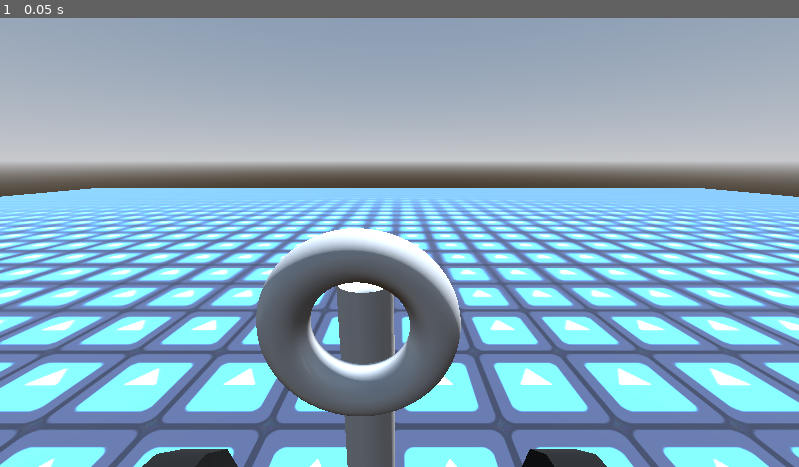
Above: before the commit, frame 1.
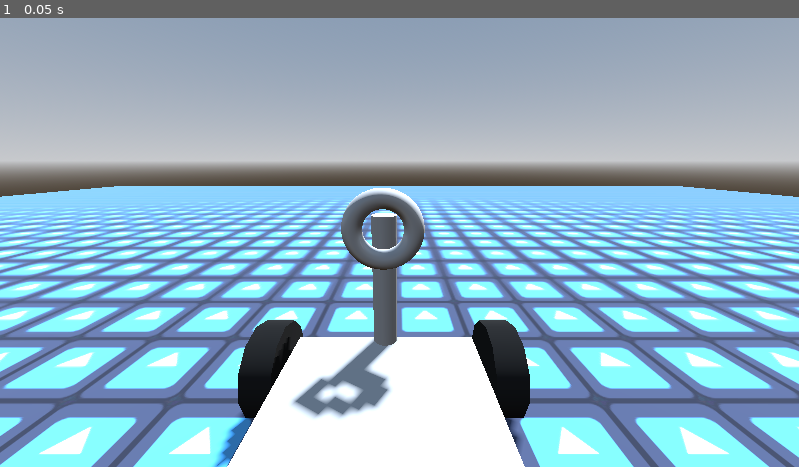
Above: after the commit, the same moment.

Repository: franciscoenriq/Panhales-en-Fuga
Game: Godot game, scene res://scenes/base-volante.tscn
Two runs of this game, one before a commit and one after it. Both use one fixed random seed, a clock stepped at 60 frames per second and the inputs below. This scene is started directly instead of the project's main scene. The engine's default icon, where the game draws it, is replaced by a stand-in: a white triangle on a blue panel in a dark square.
Inputs:
- Up to frame 1 (0.05 s): no input

The runs differ from the first frame. In frame 1, 40% of the frame differs, in the area x 0-100%, y 37-100%.

Commit message:
Update base-volante.tscn

Diff:
--- a/scenes/base-volante.tscn
+++ b/scenes/base-volante.tscn
@@ -156,4 +156,4 @@
 shape = SubResource("ConvexPolygonShape3D_rn6qw")
 
 [node name="Camera3D" type="Camera3D" parent="car"]
-transform = Transform3D(1, 0, 0, 0, 0.963163, 0.26892, 0, -0.26892, 0.963163, 0.118358, 3.44368, -0.0270226)
+transform = Transform3D(1, 0, 0, 0, 0.963163, 0.26892, 0, -0.26892, 0.963163, 0.118358, 3.44368, 1.24868)
